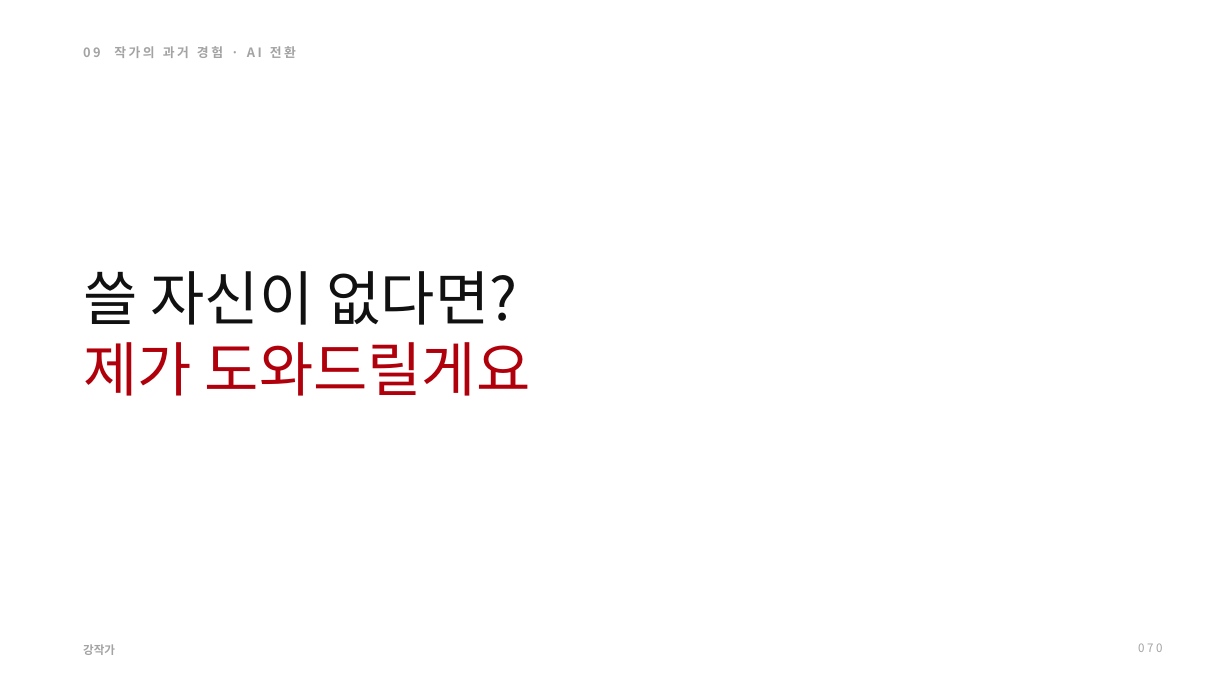
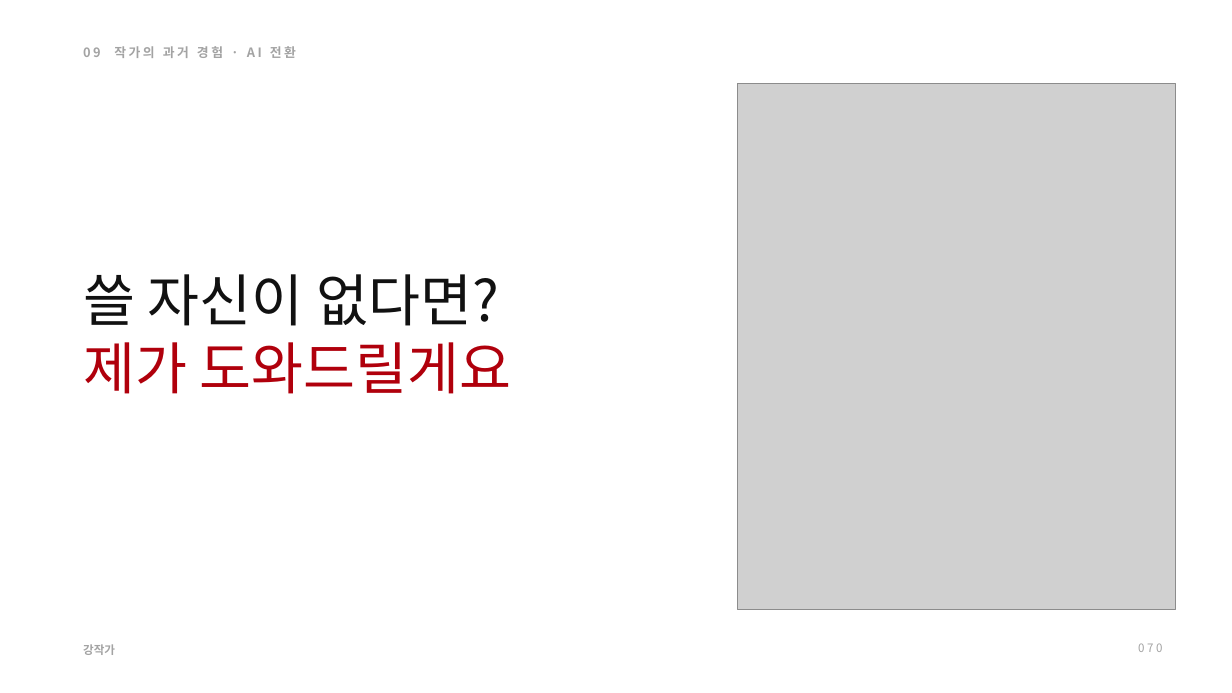
Before and after one commit to byoungjokang/-, a slide deck: slide 70 of 자동 전자책/라이브PPT/무료라이브_PPT_v9_미니멀레드.pptx. Drawn at 1232x693 pixels with LibreOffice and Linux fonts; fonts in the diff are those of the drawing; grey boxes stand for pictures. Boxes give left, top, right and bottom in pixels: in the first picture for what was removed or moved away, otherwise in the second. Text is boxed around its words. In the diff, an @@ line names an element or a change of style, - is before the commit and + after.

```diff
--- a/자동 전자책/라이브PPT/무료라이브_PPT_v9_미니멀레드.pptx
+++ b/자동 전자책/라이브PPT/무료라이브_PPT_v9_미니멀레드.pptx
@@ picture added at [738,83,1175,610] @@
@@ text "쓸 자신이 없다면?" at [83,274,512,394]: size 46 to 44 pt @@
```
Also in this commit, not shown: 2 other slides changed, 6 other files.
